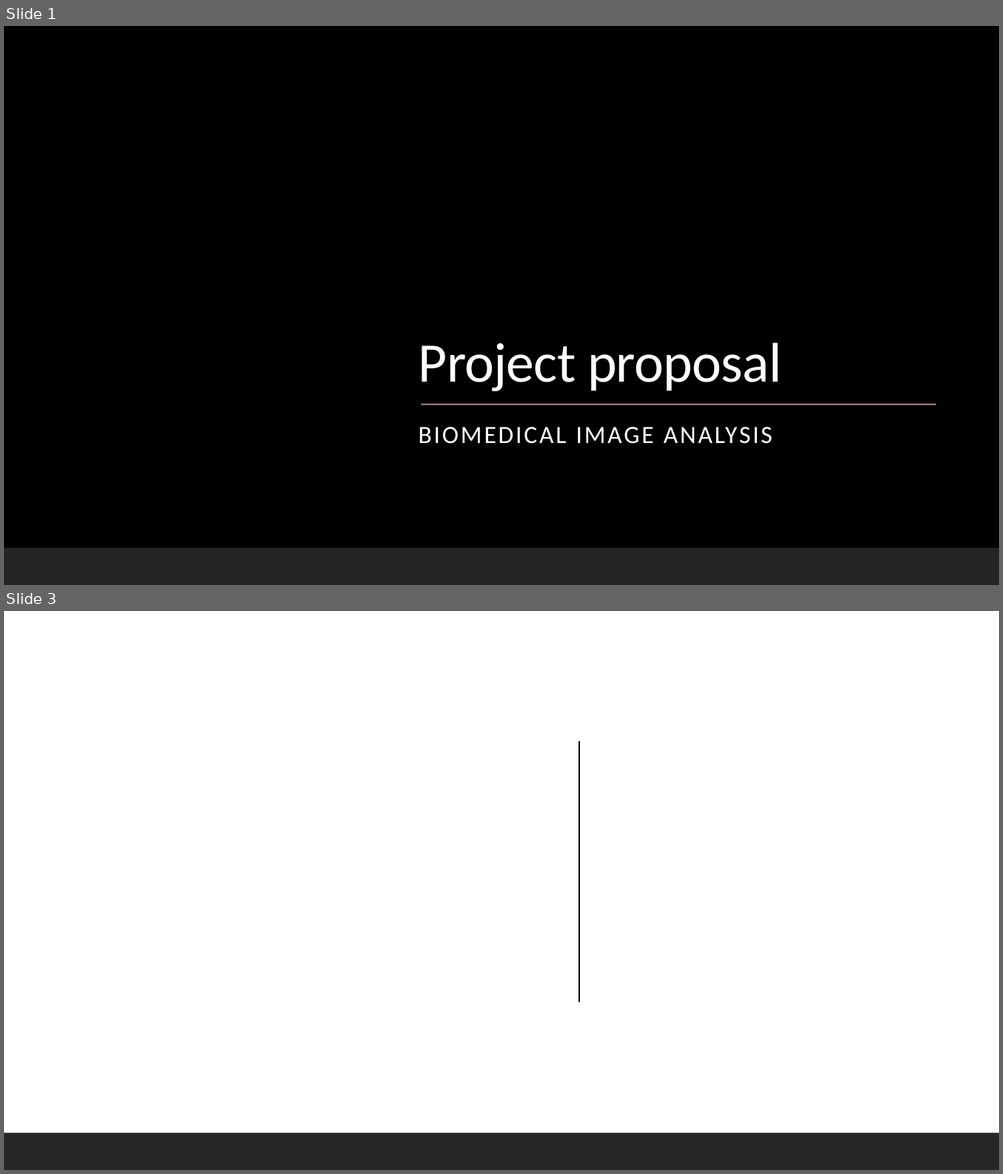
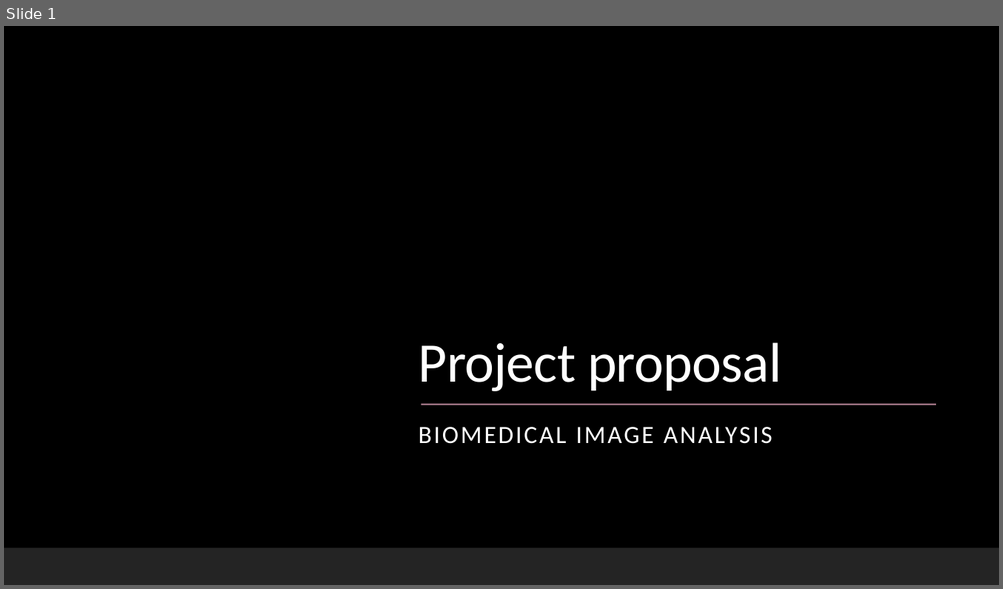
Before and after one commit to datascience-mobi-2022/2022-topic-01-team-04, a slide deck: presentation/layout.pptx. Shown one above the other, each under a label of ours: slides 1 and 3 before the commit, slide 1 after it; the slides between them are not shown. The pictures are 1003x1174 and 1003x589 pixels, drawn with LibreOffice and Linux fonts; fonts in the diff are those of the drawing; background and template pictures are left out. Boxes give left, top, right and bottom in pixels: in the first picture for what was removed or moved away, otherwise in the second. Text is boxed around its words. In the diff, an @@ line names an element or a change of style, - is before the commit and + after.

```diff
--- a/presentation/layout.pptx
+++ b/presentation/layout.pptx
@@ slide 3 removed at [4, 611, 999, 1170], background #FFFFFF @@
@@ rectangle removed at [4, 611, 999, 1170] @@
@@ line removed from (579, 741) to (579, 1002) @@
@@ rectangle removed at [4, 1133, 999, 1170] @@
```
Also in this commit, not shown: 5 slides added, 1 other slide removed.
